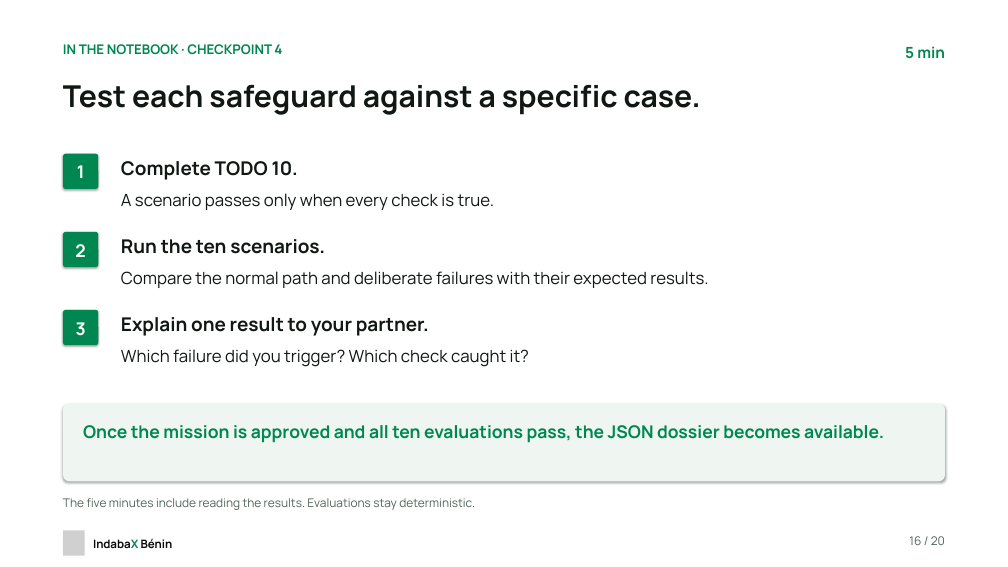
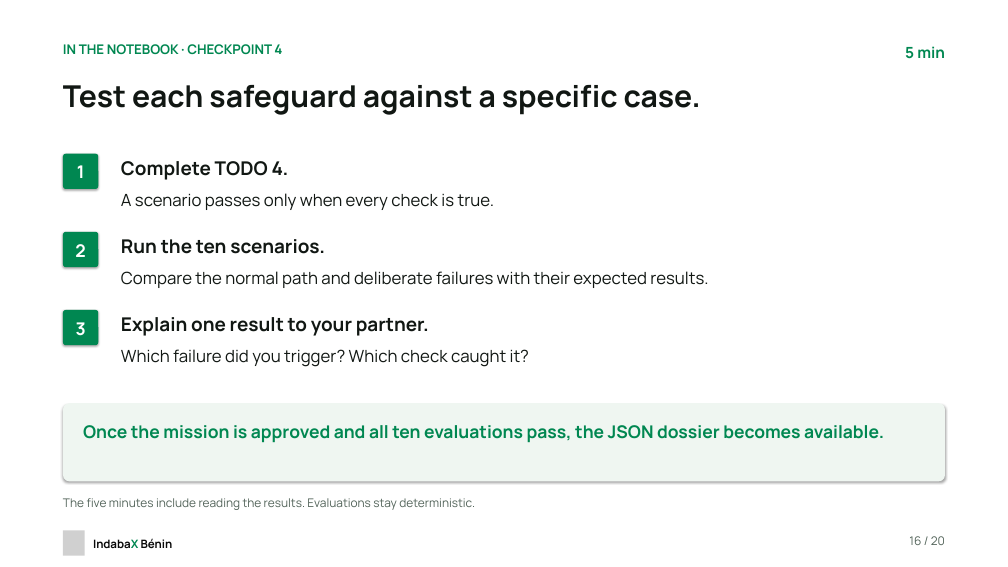
Before and after one commit to chabelbossa/indabax-reliable-ai-agents, a slide deck: slide 16 of slides/indabax-reliable-ai-agents-en.pptx. Drawn at 1008x567 pixels with LibreOffice and Linux fonts; fonts in the diff are those of the drawing; grey boxes stand for pictures. Boxes give left, top, right and bottom in pixels: in the first picture for what was removed or moved away, otherwise in the second. Text is boxed around its words. In the diff, an @@ line names an element or a change of style, - is before the commit and + after.

```diff
--- a/slides/indabax-reliable-ai-agents-en.pptx
+++ b/slides/indabax-reliable-ai-agents-en.pptx
@@ text at (121,161,289,180): text changed @@
-Complete TODO 10.
+Complete TODO 4.
```
Also in this commit, not shown: 3 other slides changed, 18 other files.
